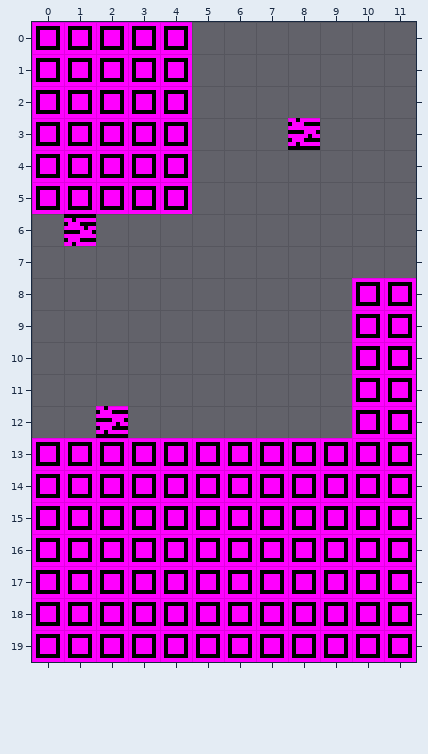
Level history. Tiled map: assets/data/mapchunks/level_1/t-3.tmx. The first picture shows the starting point.
Cells are 8x8 px. Shown: x 0..11, y 0..19.
Once edited:
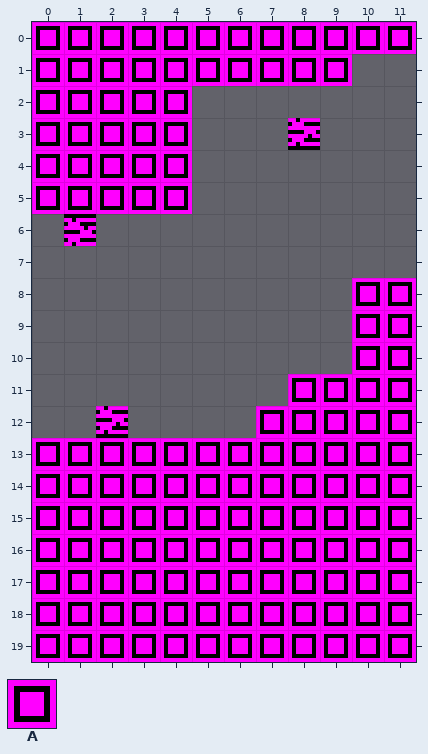
Key: from "tiles": A 1 "open".
_ is an empty cell.
Difference:
Layer "main":
The edit adds tile A in row 0 at x 5 to 11; in row 1 at x 5 to 9; in row 11 at x 8 to 9; in row 12 at x 7 to 9.
Boxes around the changes in both pictures, in picture pixels (x1, y1, x2, y2):
added: (192, 22, 416, 86)
added: (256, 374, 352, 438)
